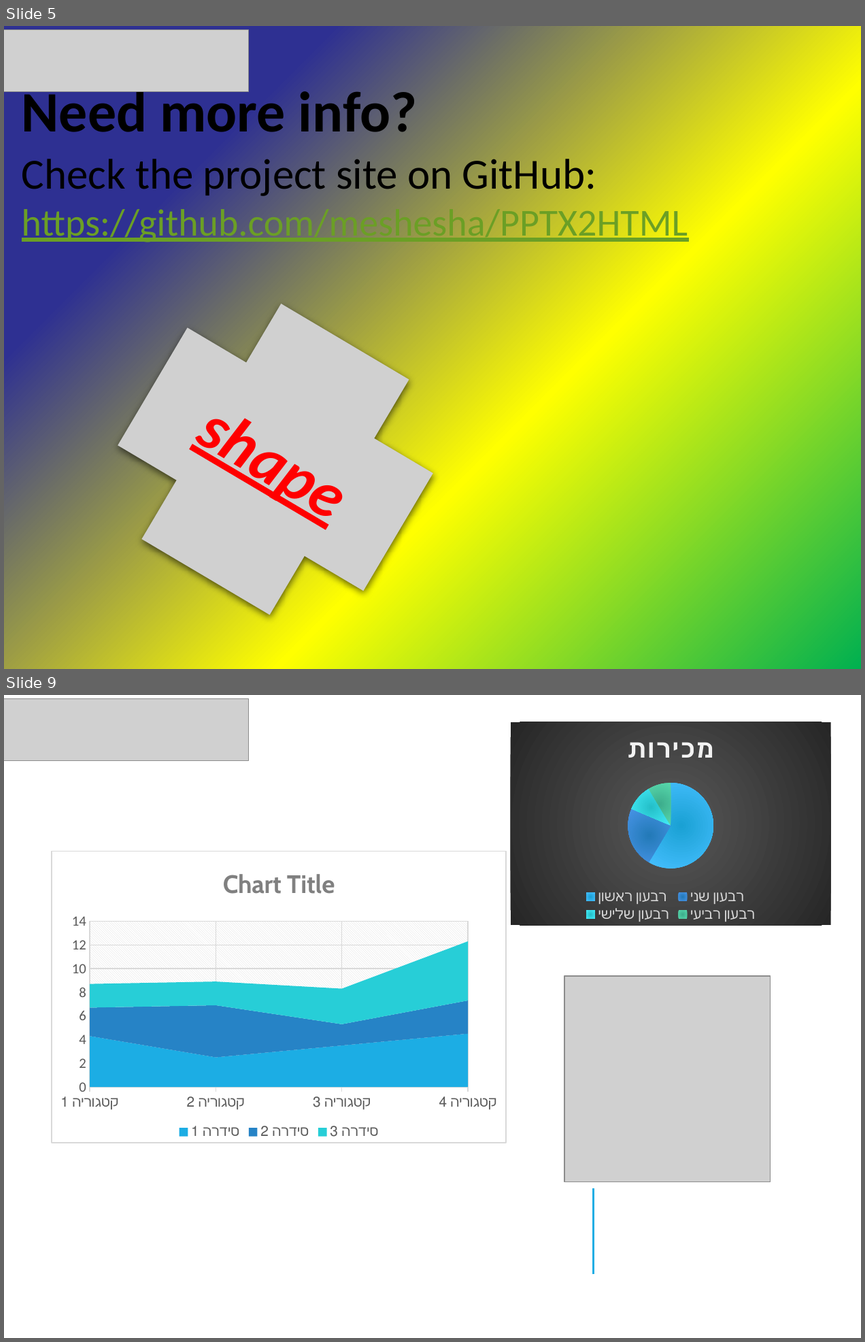
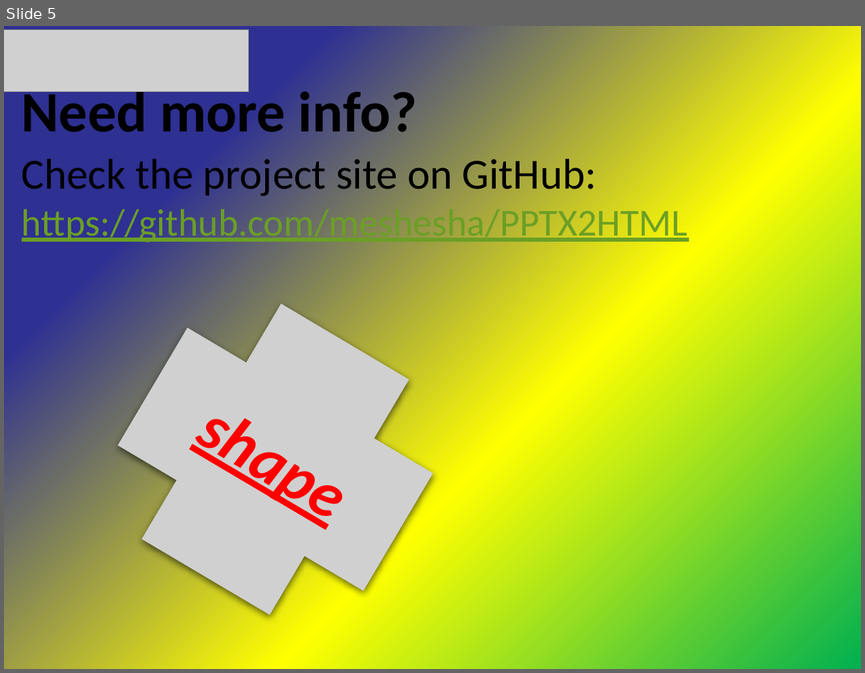
Before and after one commit to meshesha/meshesha.github.io, a slide deck: pptxjs/Sample_12.pptx. Shown one above the other, each under a label of ours: slides 5 and 9 before the commit, slide 5 after it; the slides between them are not shown. The pictures are 865x1342 and 865x673 pixels, drawn with LibreOffice and Linux fonts; fonts in the diff are those of the drawing; grey boxes stand for pictures; background and template pictures are left out. Boxes give left, top, right and bottom in pixels: in the first picture for what was removed or moved away, otherwise in the second. Text is boxed around its words. In the diff, an @@ line names an element or a change of style, - is before the commit and + after.

```diff
--- a/pptxjs/Sample_12.pptx
+++ b/pptxjs/Sample_12.pptx
@@ slide 9 removed at [4,695,861,1338], background picture (left out) @@
@@ picture removed at [4,698,248,760] @@
@@ pie chart removed at [511,722,831,926] @@
-title "מכירות"
-categories: רבעון ראשון, רבעון שני, רבעון שלישי, רבעון רביעי
-מכירות: 59, 23, 10, 9
@@ area stacked chart removed at [51,851,506,1143] @@
-categories: קטגוריה 1, קטגוריה 2, קטגוריה 3, קטגוריה 4
-סידרה 1: 4.3, 2.5, 3.5, 4.5
-סידרה 2: 2.4, 4.4, 1.8, 2.8
-סידרה 3: 2, 2, 3, 5
@@ picture removed at [564,976,770,1182] @@
@@ line removed from (594, 1274) to (594, 1189) @@
```
Also in this commit, not shown: 3 slides changed, 1 other slide removed.
